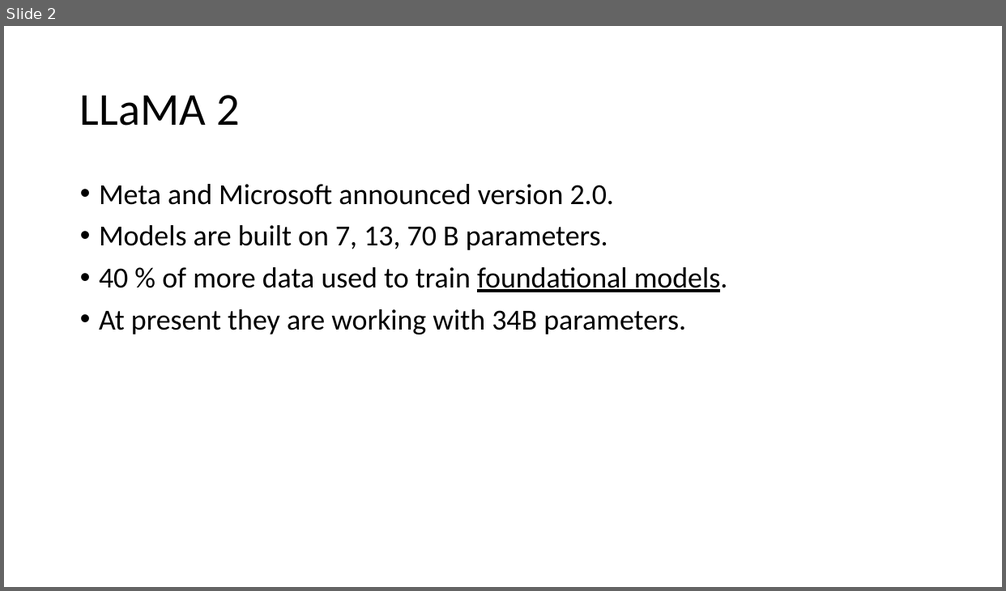
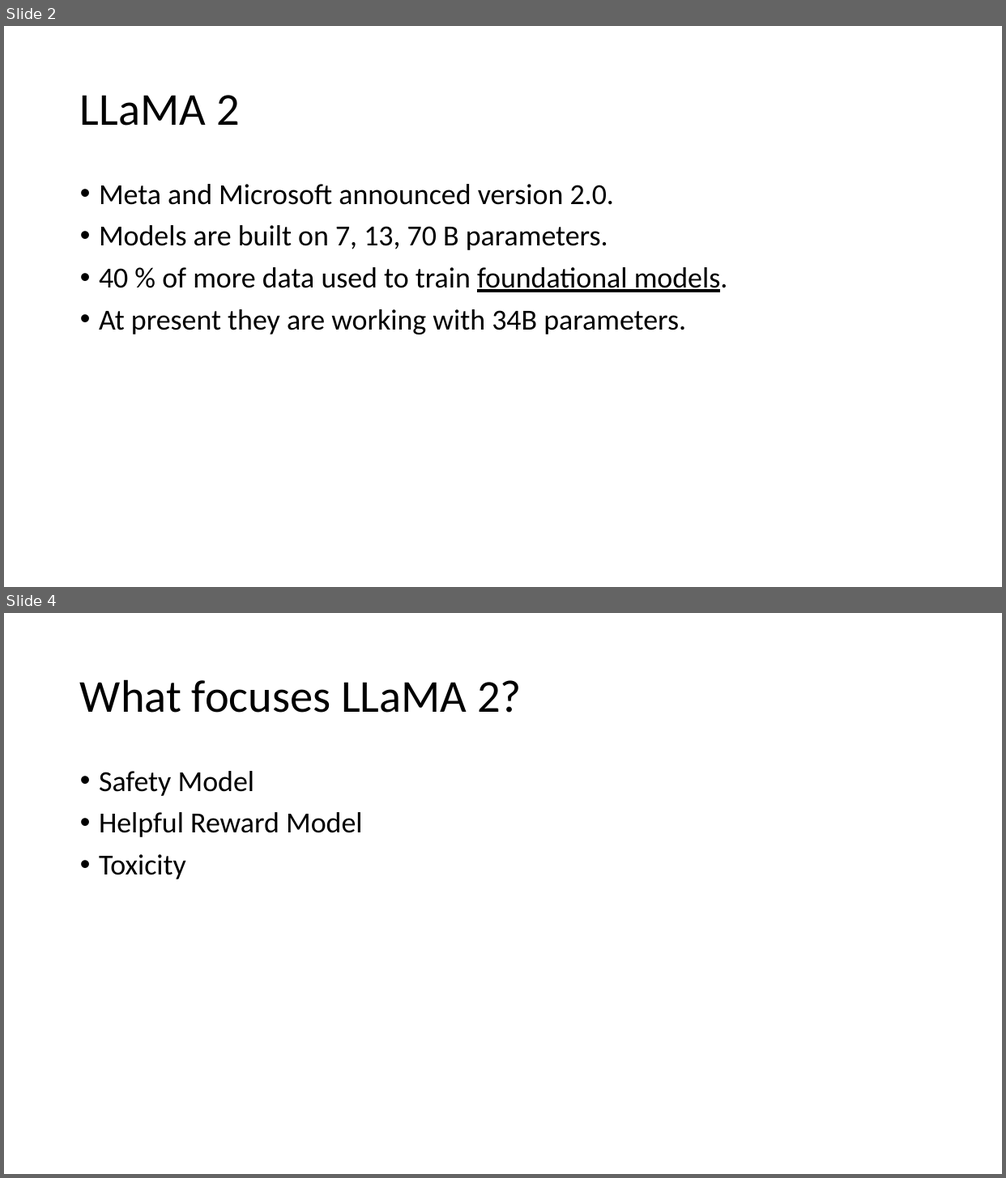
Before and after one commit to crtejavardhanreddy/TejaVardhanReddy, a slide deck: Teja_AI/Models/LLaMA/LLaMA.pptx. Shown one above the other, each under a label of ours: slide 2 before the commit, slides 2 and 4 after it; the slides between them are not shown. The pictures are 1006x591 and 1006x1178 pixels, drawn with LibreOffice and Linux fonts; fonts in the diff are those of the drawing. Boxes give left, top, right and bottom in pixels: in the first picture for what was removed or moved away, otherwise in the second. Text is boxed around its words. In the diff, an @@ line names an element or a change of style, - is before the commit and + after.

```diff
--- a/Teja_AI/Models/LLaMA/LLaMA.pptx
+++ b/Teja_AI/Models/LLaMA/LLaMA.pptx
@@ slide 4 added at box(4, 613, 1002, 1174), background #FFFFFF @@
@@ title added at box(80, 679, 522, 713), 44 pt, text #000000 @@
+What focuses LLaMA 2?
@@ text added at box(99, 771, 363, 879), 28 pt, text #000000 @@
+• Safety Model
+• Helpful Reward Model
+• Toxicity
```
Also in this commit, not shown: 1 slide changed, 1 other slide added, 5 other files.
